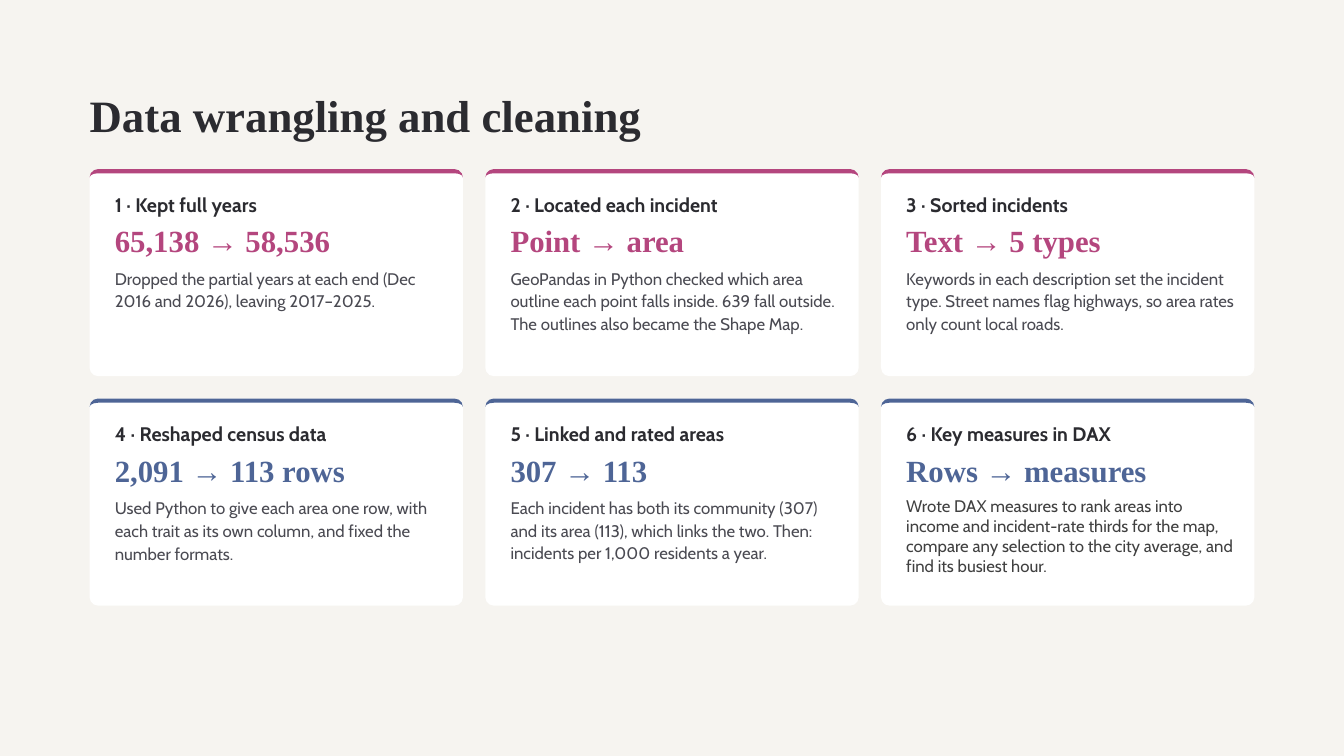
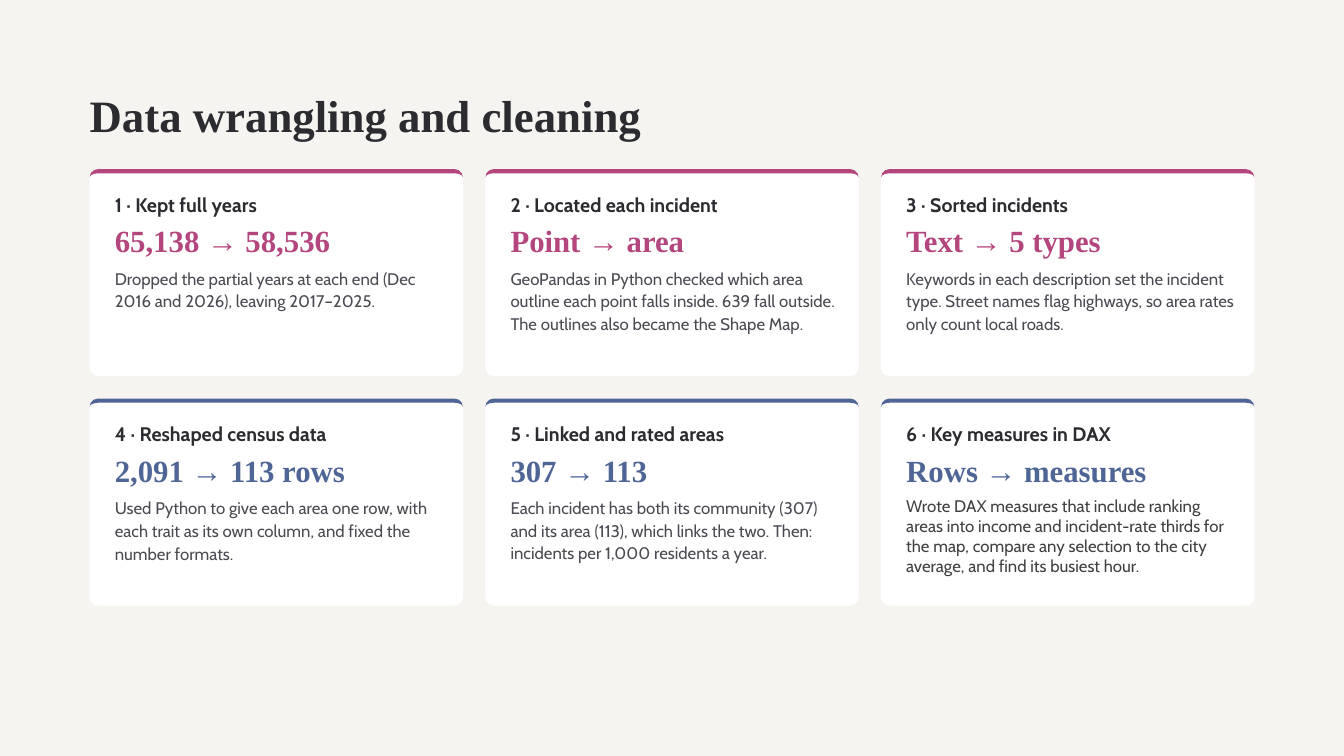
Before and after one commit to AdrianJulve/calgary-traffic-dashboard, a slide deck: slide 5 of Calgary Traffic Midpoint Presentation.pptx. Drawn at 1344x756 pixels with LibreOffice and Linux fonts; fonts in the diff are those of the drawing. Boxes give left, top, right and bottom in pixels: in the first picture for what was removed or moved away, otherwise in the second. Text is boxed around its words. In the diff, an @@ line names an element or a change of style, - is before the commit and + after.

Commit message:
small slides change

```diff
--- a/Calgary Traffic Midpoint Presentation.pptx
+++ b/Calgary Traffic Midpoint Presentation.pptx
@@ text at (906, 499, 1224, 576): text changed @@
-Wrote DAX measures to rank areas into income and incident-rate thirds for the map, compare any selection to the city average, and find its busiest hour.
+Wrote DAX measures that include ranking areas into income and incident-rate thirds for the map, compare any selection to the city average, and find its busiest hour.
```
